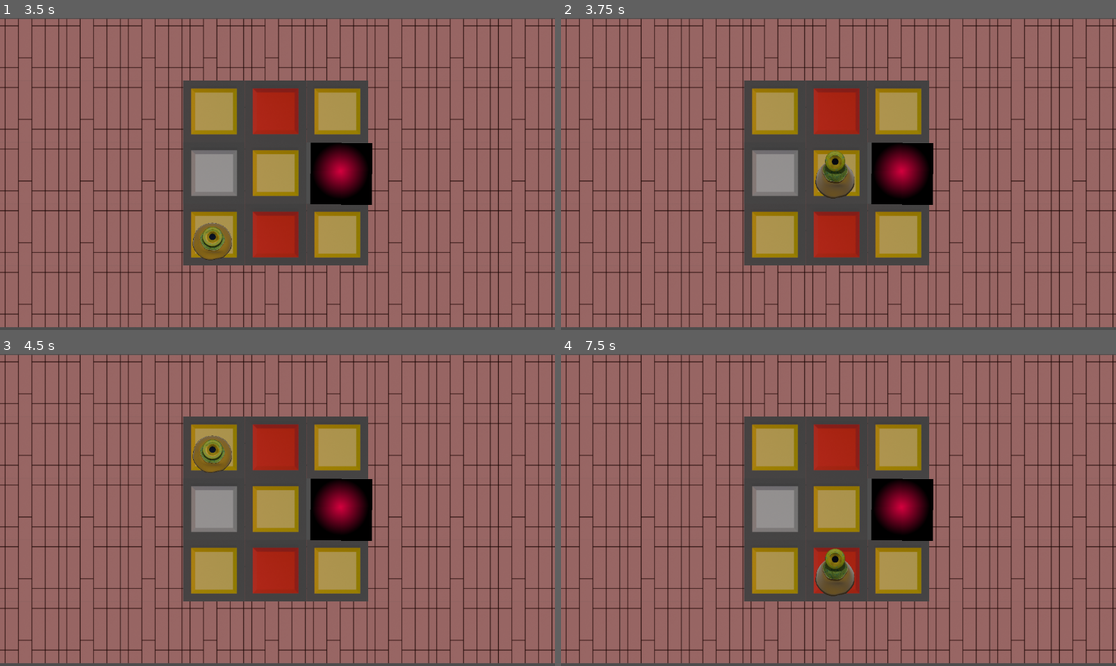
Above: before the commit, frames 1-4 (two rows, left to right).
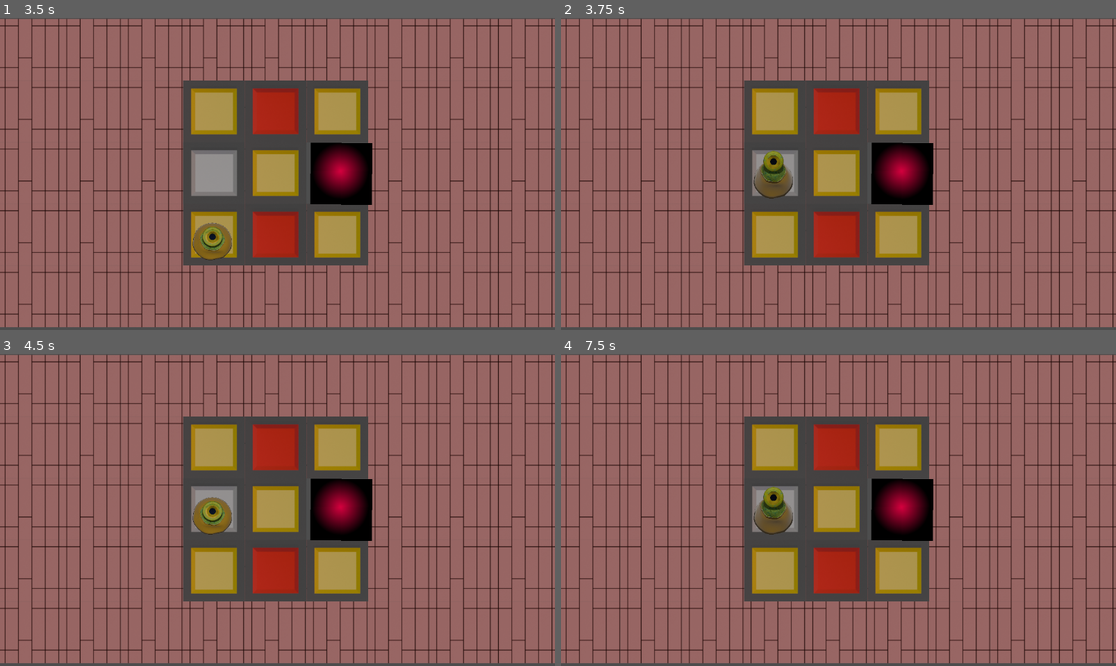
Above: after the commit, the same moments.

Repository: Crizomb/TrucMhajong
Game: Godot game, scene res://scenes/menus/main_menu.tscn
Two runs of this game, one before a commit and one after it. Both use one fixed random seed, a clock stepped at 60 frames per second and the inputs below.
Inputs:
- Up to frame 1 (3.5 s): click "Start" at 0.5 s; click "1" at 1.25 s; tap Enter at 2 s; hold D (Right) 2.03-2.78 s; tap K (MaSuperActionDeTest) at 2.1 s; tap R (Restart) at 2.75 s; hold S (Down) from 2.78 s (still down); tap Shift (ToggleCrouch) at 2.85 s
- Up to frame 2 (3.75 s): tap R (Restart) at 3.5 s; release S (Down) at 3.53 s; hold D (Right) from 3.53 s (still down); tap K (MaSuperActionDeTest) at 3.6 s
- Up to frame 3 (4.5 s): tap R (Restart) at 4.25 s; release D (Right) at 4.28 s; hold W (Up) from 4.28 s (still down); tap Shift (ToggleCrouch) at 4.35 s
- Up to frame 4 (7.5 s): tap R (Restart) at 5, 5.75 s; release W (Up) at 5.03 s; hold A (Left) 5.03-6.53 s; tap K (MaSuperActionDeTest) at 5.1, 6.6 s; tap Shift (ToggleCrouch) at 5.85, 7.35 s; hold S (Down) 6.53-7.28 s; hold D (Right) from 7.28 s (still down)

Frame 1 is identical in both runs. In frame 2, 1.5% of the frame differs, in the area x 34-53%, y 42-58%; in frame 3, 1.3%; in frame 4, 1.5%, in the area x 34-53%, y 42-78%.

Commit message:
Ne plus pouvoir se déplacer en étant crouched

Diff:
--- a/entities/player/player.gd
+++ b/entities/player/player.gd
@@ -37,9 +37,10 @@
 		chongqing_crepe.visible = !chongqing_crepe.visible
 
 func _process(delta: float) -> void:
-	var direction := get_direction_input()
-	move_direction(direction)
 	toggle_crouch_if_pressed()
+	if !Global.crouched:
+		var direction := get_direction_input()
+		move_direction(direction)
 	if Input.is_action_just_pressed("Restart"):
 		Global.restart_level()
 
